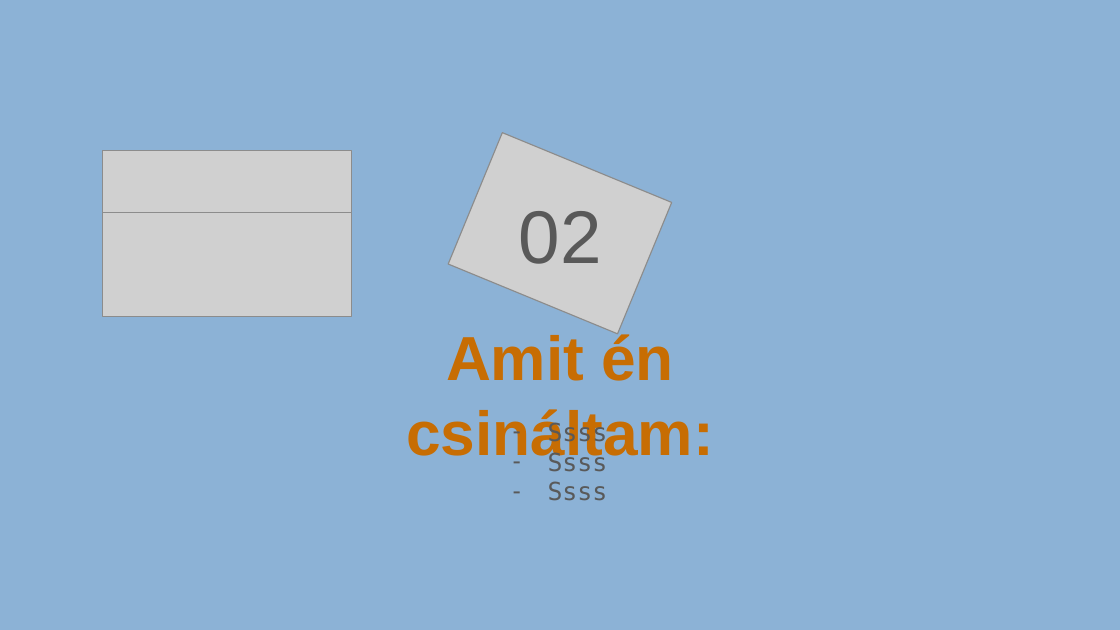
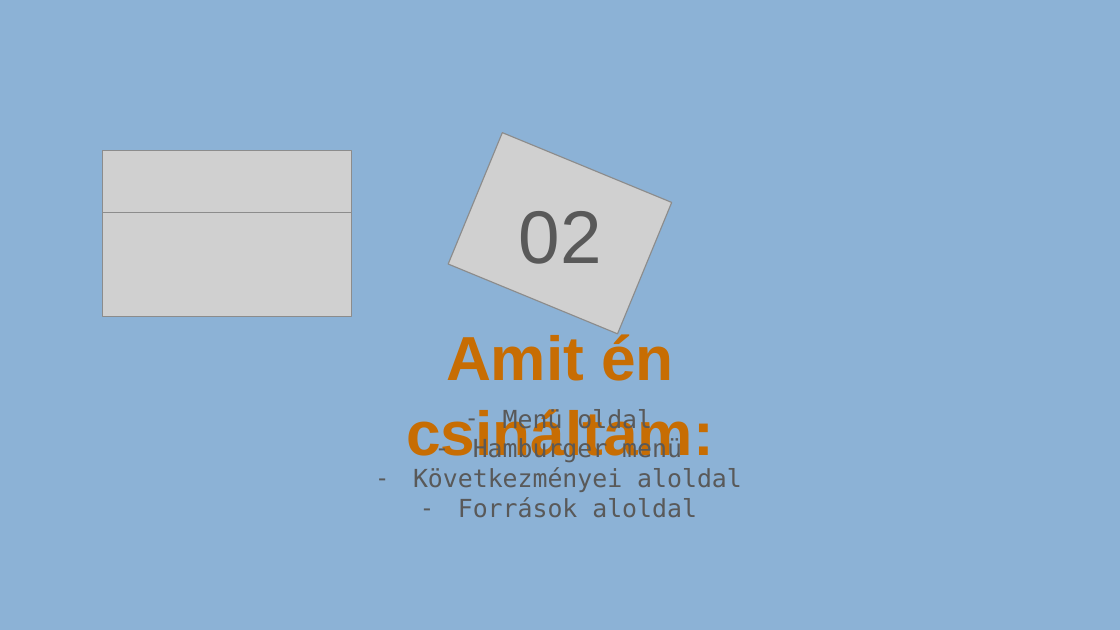
Before and after one commit to PetrooAdam/iktprojekt, a slide deck: slide 4 of Petró_Ádám_Védés.pptx. Drawn at 1120x630 pixels with LibreOffice and Linux fonts; fonts in the diff are those of the drawing; grey boxes stand for pictures; background and template pictures are left out. Boxes give left, top, right and bottom in pixels: in the first picture for what was removed or moved away, otherwise in the second. Text is boxed around its words. In the diff, an @@ line names an element or a change of style, - is before the commit and + after.

```diff
--- a/Petró_Ádám_Védés.pptx
+++ b/Petró_Ádám_Védés.pptx
@@ subtitle at box(413, 409, 742, 518): text changed @@
-– Ssss
-– Ssss
-– Ssss
+– Menü oldal
+– Hamburger menü
+– Következményei aloldal
+– Források aloldal
```
Also in this commit, not shown: 4 slides added, 3 slides removed.
